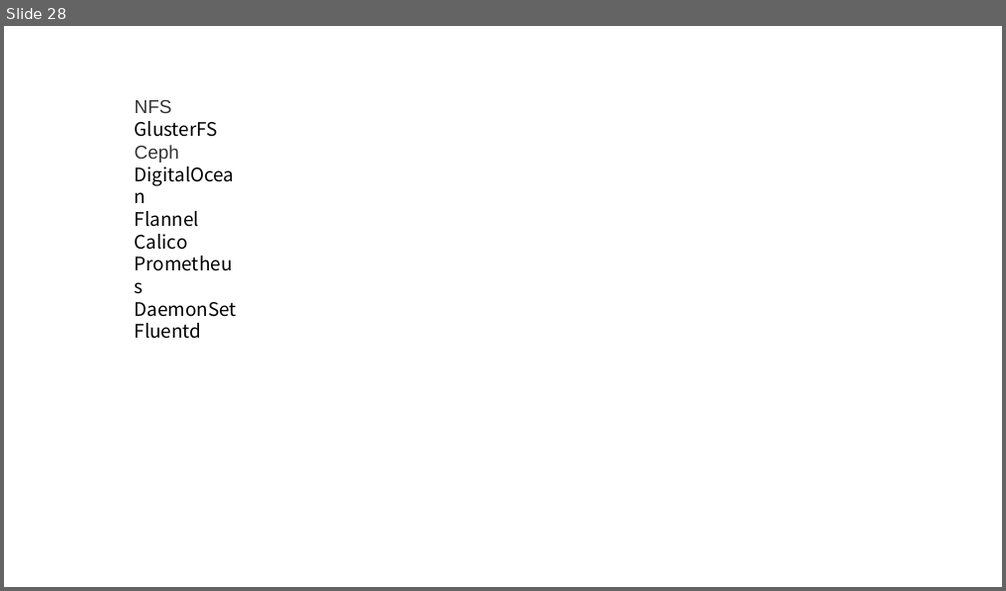
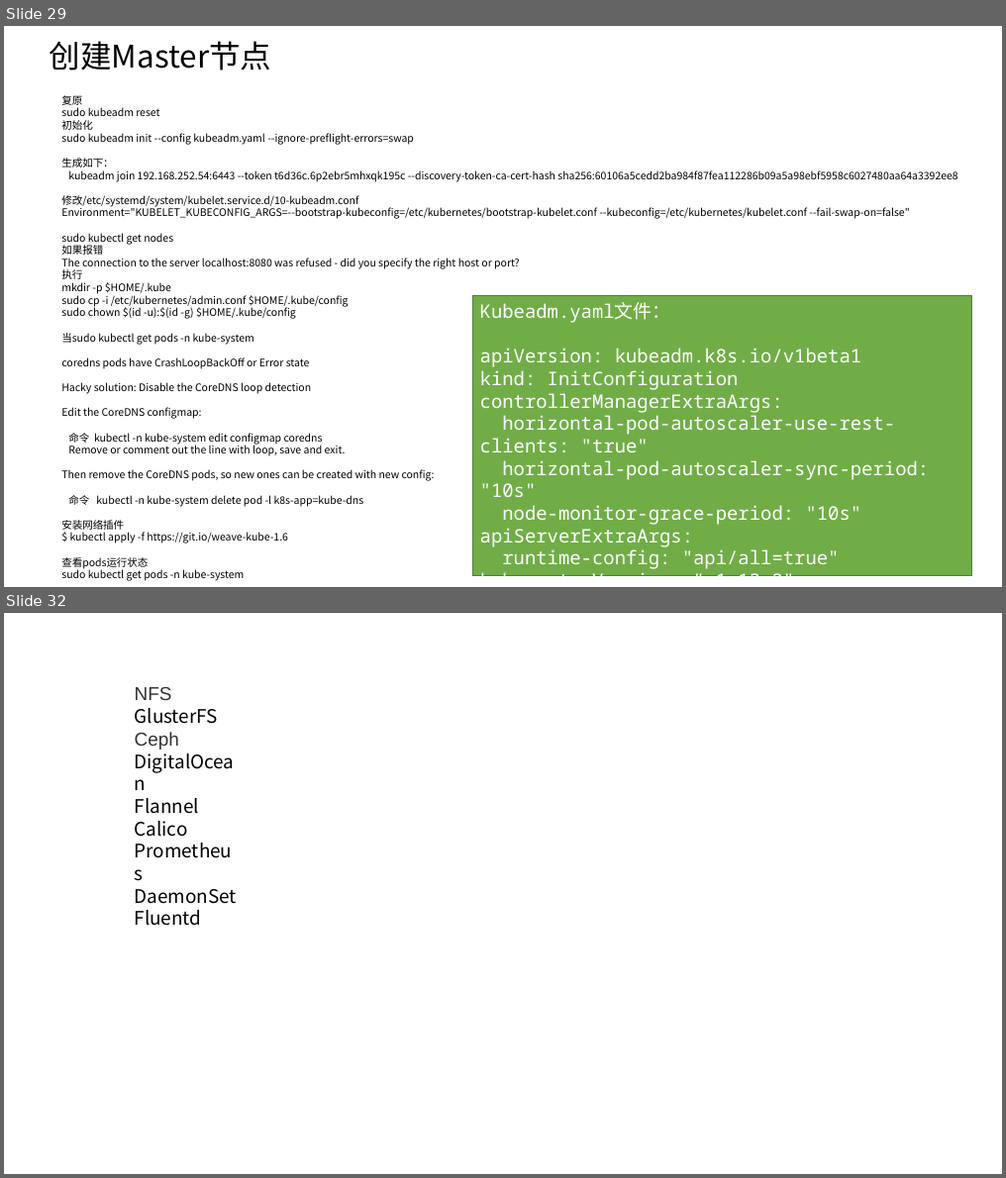
Before and after one commit to axzxs2001/Asp.NetCoreExperiment, a slide deck: Asp.NetCoreExperiment/kubernetes/kubernetes.pptx. Shown one above the other, each under a label of ours: slide 28 before the commit, slides 29 and 32 after it; the slides between them are not shown. The pictures are 1006x591 and 1006x1178 pixels, drawn with LibreOffice and Linux fonts; fonts in the diff are those of the drawing. Boxes give left, top, right and bottom in pixels: in the first picture for what was removed or moved away, otherwise in the second. Text is boxed around its words. In the diff, an @@ line names an element or a change of style, - is before the commit and + after.

Commit message:
kubernet 安装和部署

```diff
--- a/Asp.NetCoreExperiment/kubernetes/kubernetes.pptx
+++ b/Asp.NetCoreExperiment/kubernetes/kubernetes.pptx
@@ slide 29 added at [4,26,1002,587], background #FFFFFF @@
@@ text added at [50,41,271,71], 30 pt, text #000000 @@
+创建Master节点
@@ text added at [61,95,957,581], 10 pt, text #000000 @@
+复原
+sudo kubeadm reset
+初始化
+sudo kubeadm init --config kubeadm.yaml --ignore-preflight-errors=swap
+生成如下：
+kubeadm join 192.168.252.54:6443 --token t6d36c.6p2ebr5mhxqk195c --discovery-token-ca-cert-hash sha256:60106a5cedd2ba984f87fea112286b09a5a98ebf5958c6027480aa64a3392ee8
+修改/etc/systemd/system/kubelet.service.d/10-kubeadm.conf
+Environment="KUBELET_KUBECONFIG_ARGS=--bootstrap-kubeconfig=/etc/kubernetes/bootstrap-kubelet.conf --kubeconfig=/etc/kubernetes/kubelet.conf --fail-swap-on=false"
+sudo kubectl get nodes
+如果报错
+The connection to the server localhost:8080 was refused - did you specify the right host or port?
+执行
+mkdir -p $HOME/.kube
+sudo cp -i /etc/kubernetes/admin.conf $HOME/.kube/config
+sudo chown $(id -u):$(id -g) $HOME/.kube/config
+当sudo kubectl get pods -n kube-system
+coredns pods have CrashLoopBackOff or Error state
+Hacky solution: Disable the CoreDNS loop detection
+Edit the CoreDNS configmap:
+命令 kubectl -n kube-system edit configmap coredns
+Remove or comment out the line with loop, save and exit.
+Then remove the CoreDNS pods, so new ones can be created with new config:
+命令 kubectl -n kube-system delete pod -l k8s-app=kube-dns
+安装网络插件
+$ kubectl apply -f https://git.io/weave-kube-1.6
+查看pods运行状态
+sudo kubectl get pods -n kube-system
@@ rectangle added at [472,296,972,576], fill #70AD47, outline #538035 1 pt, 18 pt, text #FFFFFF @@
+Kubeadm.yaml文件：
+apiVersion: kubeadm.k8s.io/v1beta1
+kind: InitConfiguration
+controllerManagerExtraArgs:
+horizontal-pod-autoscaler-use-rest-clients: "true"
+horizontal-pod-autoscaler-sync-period: "10s"
+node-monitor-grace-period: "10s"
+apiServerExtraArgs:
+runtime-config: "api/all=true"
+kubernetesVersion: "v1.13.2"
@@ what was slide 28 is now slide 32 @@
```
Also in this commit, not shown: 4 other slides added, 1 slide removed.
